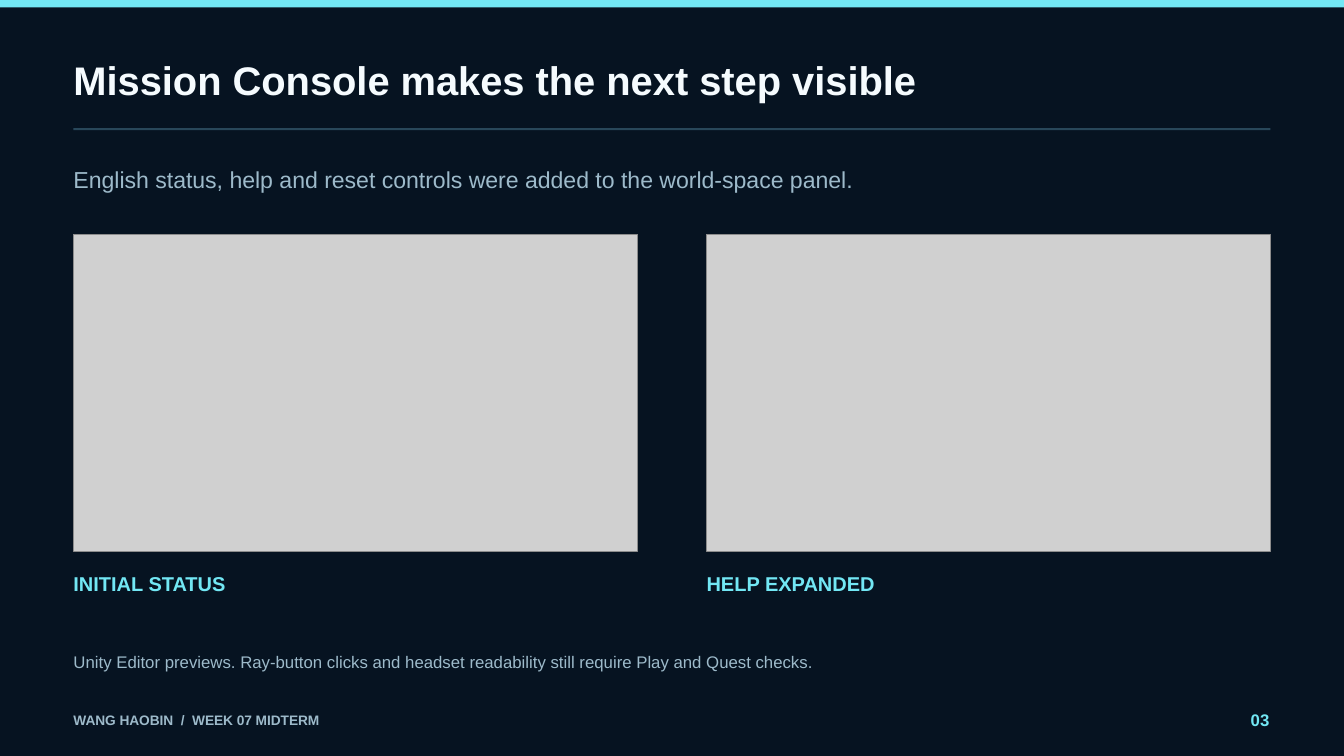
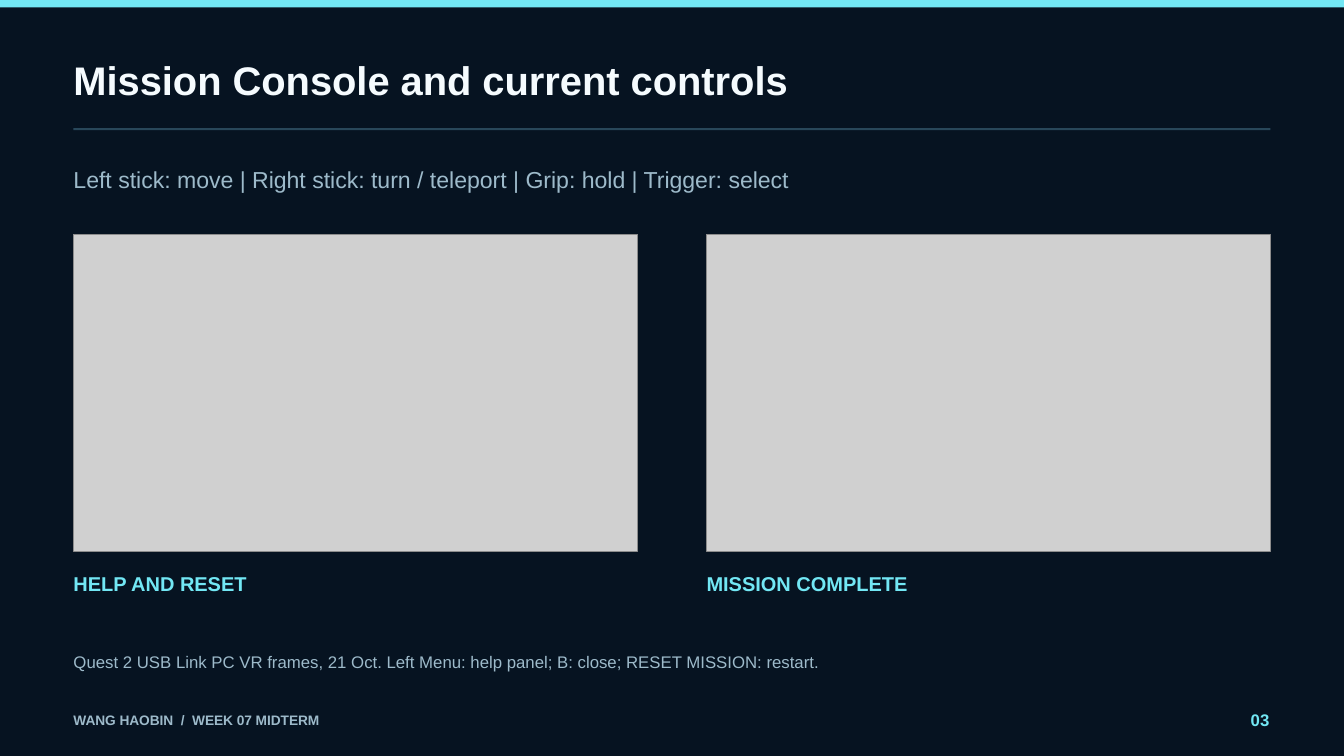
Before and after one commit to ChenMengLR/VR_Group_Project_2026_2, a slide deck: slide 3 of Docs/Week07/Wang_VR_Week07_Midterm.pptx. Drawn at 1344x756 pixels with LibreOffice and Linux fonts; fonts in the diff are those of the drawing; grey boxes stand for pictures. Boxes give left, top, right and bottom in pixels: in the first picture for what was removed or moved away, otherwise in the second. Text is boxed around its words. In the diff, an @@ line names an element or a change of style, - is before the commit and + after.

```diff
--- a/Docs/Week07/Wang_VR_Week07_Midterm.pptx
+++ b/Docs/Week07/Wang_VR_Week07_Midterm.pptx
@@ text at box(73, 66, 788, 96): text changed @@
-Mission Console makes the next step visible
+Mission Console and current controls
@@ text at box(73, 171, 789, 193): text changed @@
-English status, help and reset controls were added to the world-space panel.
+Left stick: move | Right stick: turn / teleport | Grip: hold | Trigger: select
@@ text at box(73, 577, 247, 591): text changed @@
-INITIAL STATUS
+HELP AND RESET
@@ text at box(707, 577, 907, 591): text changed @@
-HELP EXPANDED
+MISSION COMPLETE
@@ text at box(73, 656, 819, 672): text changed @@
-Unity Editor previews. Ray-button clicks and headset readability still require Play and Quest checks.
+Quest 2 USB Link PC VR frames, 21 Oct. Left Menu: help panel; B: close; RESET MISSION: restart.
```
Also in this commit, not shown: 5 other slides changed, 29 other files.
